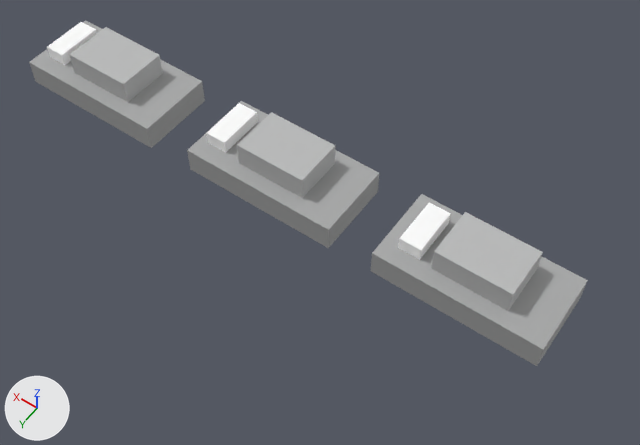
The glTF model src/samples/map1/assets/units.gltf, before and after one commit.
One viewpoint serves both versions: a camera (50 mm lens) standing at (-0.09, 1.95, 2.37) and looking at (1.0, 0.43, -0.01). The lights are fixed; the arrows at lower left show +X, +Y and +Z. Where no turn or scale is listed for an object, it has been applied to the vertices.

Objects in the first picture: 'group_0', 'group_1', 'group_2', 'group_3', 'group_4', 'group_5', 'group_6', 'group_7', 'group_8'.
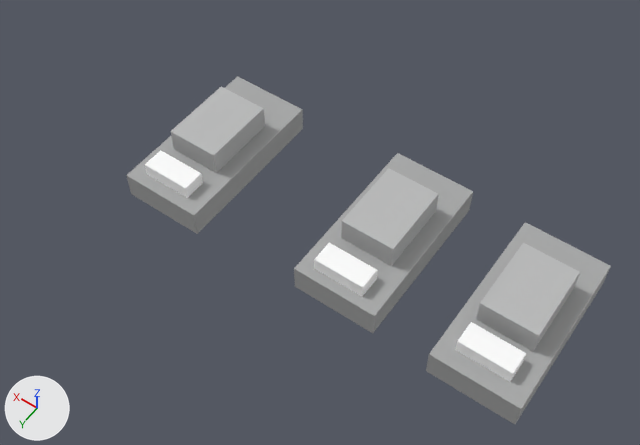
ob_t34_default_10_unit is not drawn itself; it is the parent of ob_group_0, ob_group_1, ob_group_2.
ob_t34_actionunitmove_5_unit is not drawn itself; it is the parent of ob_group_3, ob_group_4, ob_group_5.
ob_t34_actionunitmove_10_unit is not drawn itself; it is the parent of ob_group_6, ob_group_7, ob_group_8.

Boxes [x1, y1, x2, y2] around the edits, measured in the pictures (640 x 445 px):
'group_1', moved, turned
    before: [371, 194, 588, 366]
    after: [426, 222, 611, 424]
'group_3', moved, turned
    before: [187, 101, 379, 248]
    after: [294, 153, 473, 333]
'group_8', moved, turned
    before: [29, 20, 205, 148]
    after: [126, 76, 303, 234]
'group_2', moved, turned
    before: [431, 212, 543, 311]
    after: [476, 243, 580, 351]
'group_4', moved, turned
    before: [237, 112, 336, 198]
    after: [341, 168, 439, 266]
'group_7', moved, turned
    before: [69, 27, 163, 102]
    after: [171, 87, 265, 173]
'group_0', moved, turned
    before: [398, 202, 451, 260]
    after: [455, 322, 526, 382]
'group_5', moved, turned
    before: [206, 103, 258, 153]
    after: [314, 243, 377, 296]
'group_6', moved, turned
    before: [47, 22, 97, 65]
    after: [145, 150, 203, 198]

The change in detail:
Object 'T34_DEFAULT_10_UNIT' (ob_t34_default_10_unit) moves from (0.142, 0.0, 0.206) to (0.406, 0.0, 0.113).
Object 'T34_DEFAULT_10_UNIT' (ob_t34_default_10_unit) turns from (0, 0, 0) to (0, -90, 0) degrees about x, y and z.
Object 'T34_ActionUnitMove_5_UNIT' (ob_t34_actionunitmove_5_unit) moves from (0.907, 0.0, 0.21) to (0.907, 0.0, 0.0972).
Object 'T34_ActionUnitMove_5_UNIT' (ob_t34_actionunitmove_5_unit) turns from (0, 0, 0) to (0, -90, 0) degrees about x, y and z.
Object 'T34_ActionUnitMove_10_UNIT' (ob_t34_actionunitmove_10_unit) moves from (1.689, 0.0, 0.215) to (1.599, 0.0, 0.117).
Object 'T34_ActionUnitMove_10_UNIT' (ob_t34_actionunitmove_10_unit) turns from (0, 0, 0) to (0, -90, 0) degrees about x, y and z.
